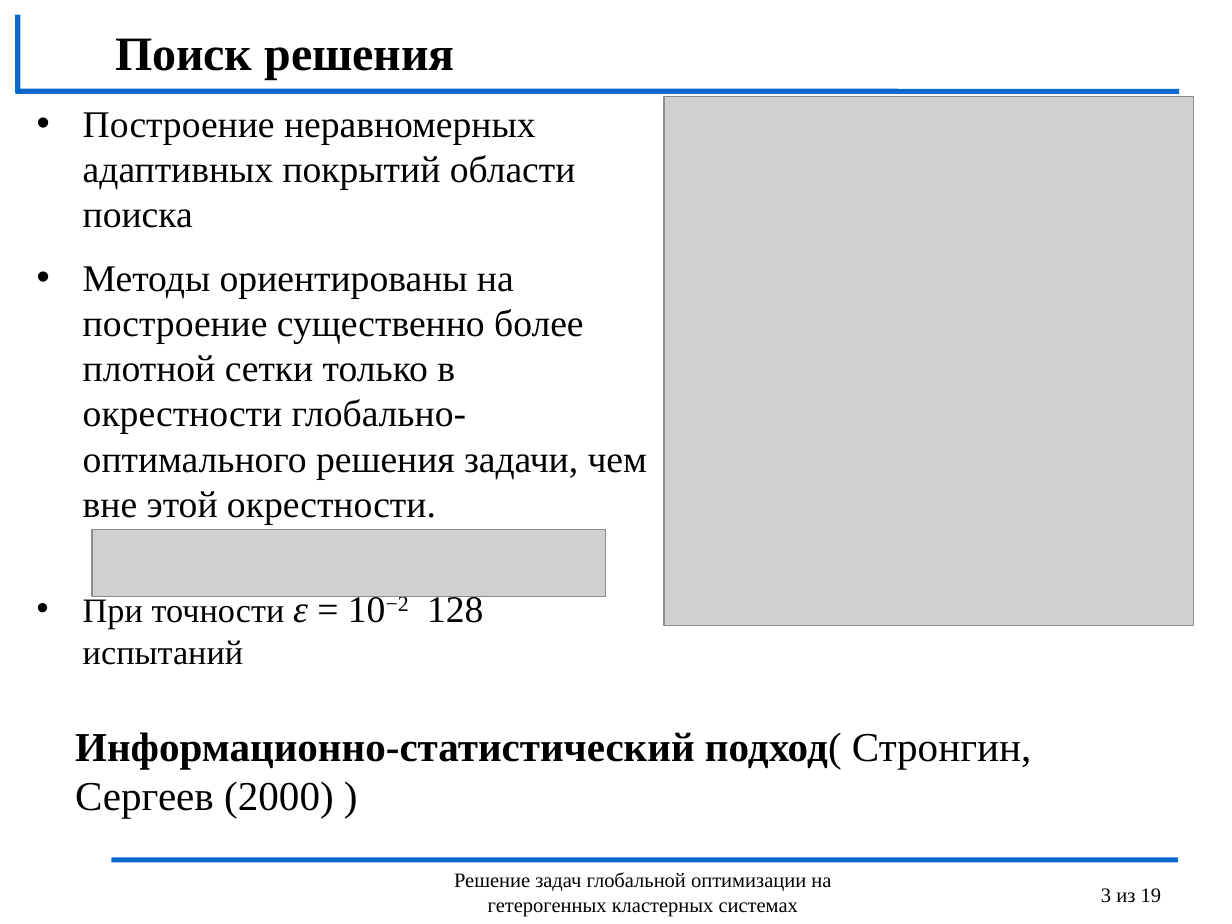
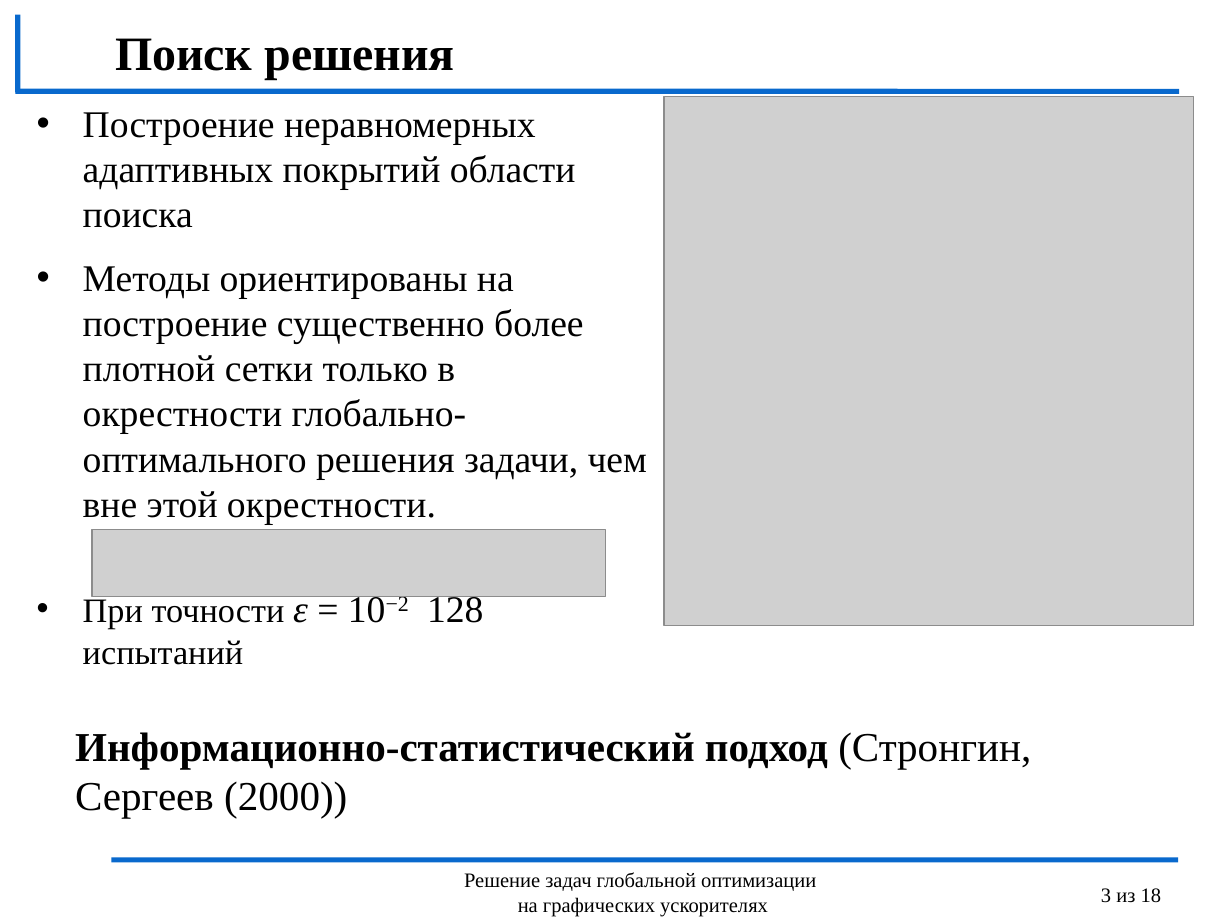
Before and after one commit to kabarkalov/GlobOptPapers, a slide deck: slide 3 of 2016/RSD/RSD_Lebedev.pptx. Drawn at 1232x924 pixels with LibreOffice and Linux fonts; fonts in the diff are those of the drawing; grey boxes stand for pictures; background and template pictures are left out. Boxes give left, top, right and bottom in pixels: in the first picture for what was removed or moved away, otherwise in the second. Text is boxed around its words. In the diff, an @@ line names an element or a change of style, - is before the commit and + after.

```diff
--- a/2016/RSD/RSD_Lebedev.pptx
+++ b/2016/RSD/RSD_Lebedev.pptx
@@ text at (75, 732, 1031, 818): spaces changed @@
-Информационно-статистический подход( Стронгин, Сергеев (2000) )
+Информационно-статистический подход (Стронгин, Сергеев (2000))
@@ text at (464, 872, 816, 917): text changed @@
-Решение задач глобальной оптимизации на гетерогенных кластерных системах
+Решение задач глобальной оптимизации
+на графических ускорителях
@@ page number at (1101, 888, 1162, 903): text changed @@
-3 из 19
+3 из 18
```
Also in this commit, not shown: 17 other slides changed.
